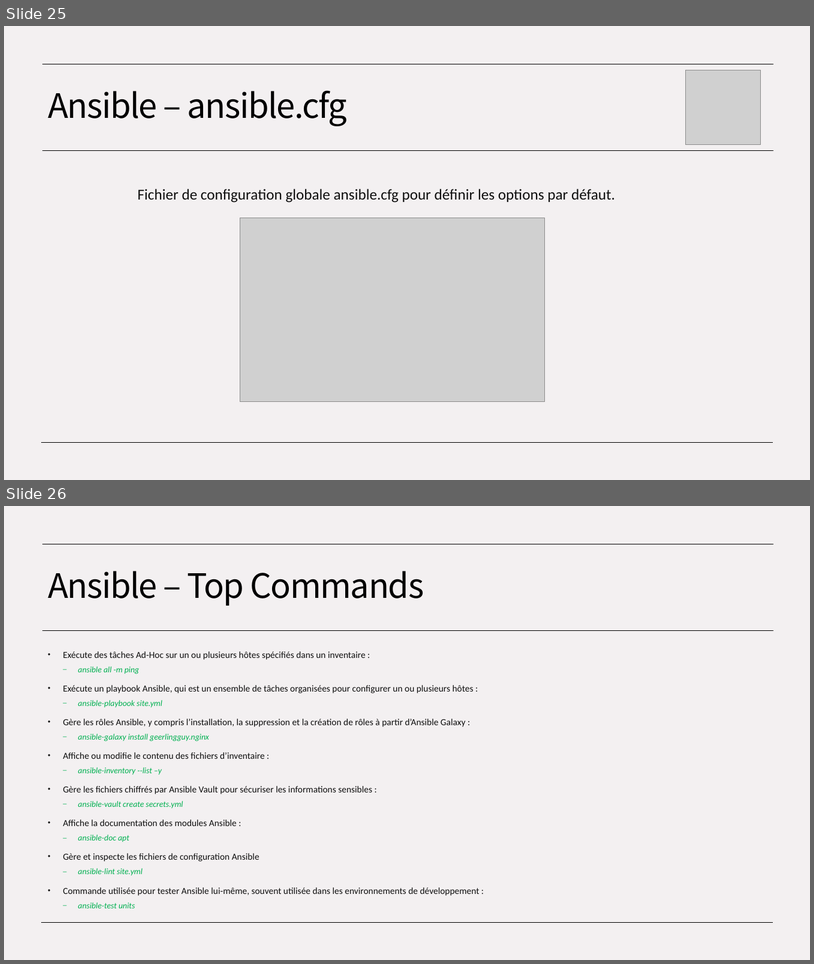
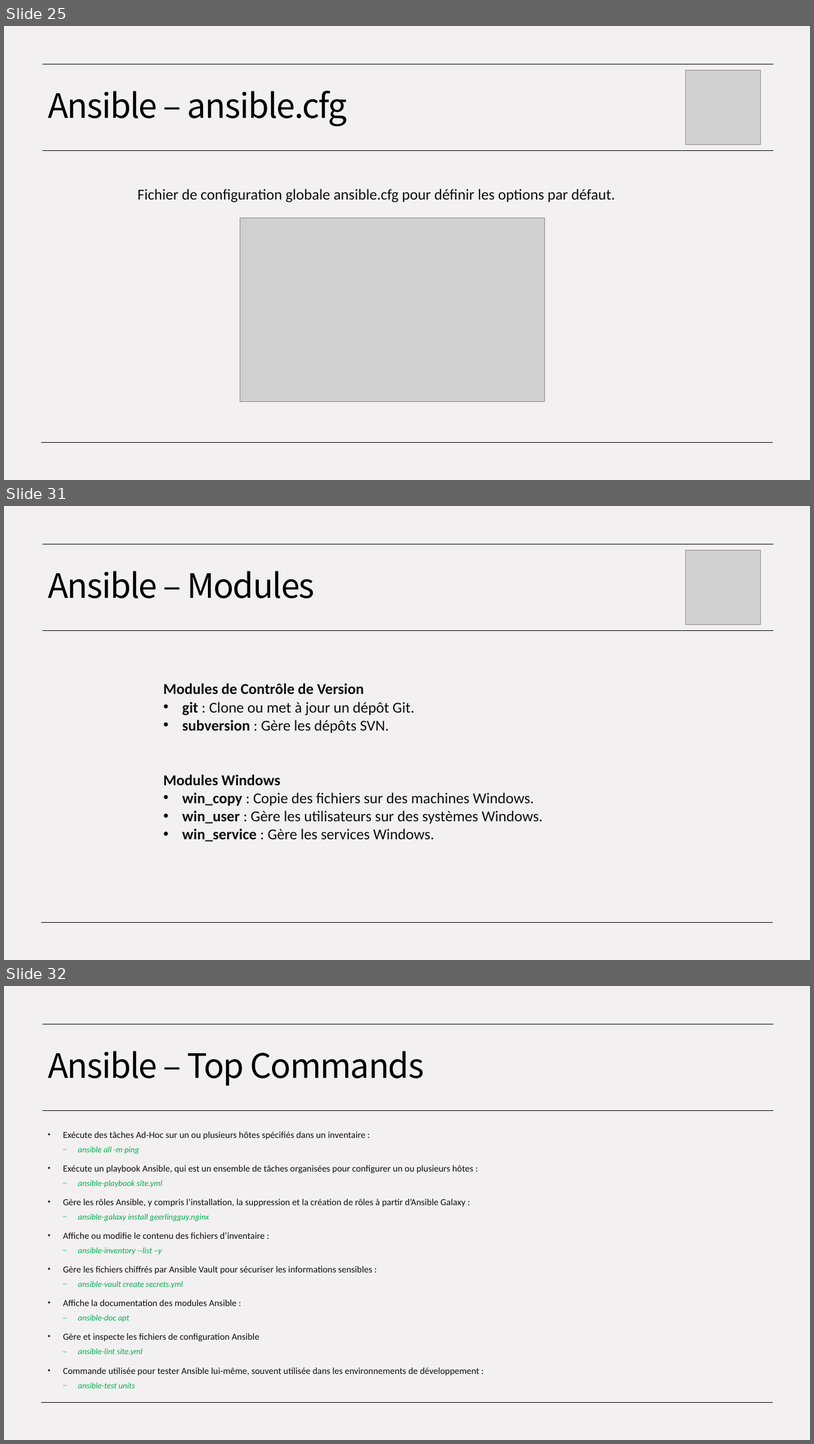
Before and after one commit to ConstevoTechnologies/EPSI---IaC, a slide deck: EPSI - Module IaC.pptx. Shown one above the other, each under a label of ours: slides 25 and 26 before the commit, slides 25, 31 and 32 after it; the slides between them are not shown. The pictures are 814x964 and 814x1444 pixels, drawn with LibreOffice and Linux fonts; fonts in the diff are those of the drawing; grey boxes stand for pictures. Boxes give left, top, right and bottom in pixels: in the first picture for what was removed or moved away, otherwise in the second. Text is boxed around its words. In the diff, an @@ line names an element or a change of style, - is before the commit and + after.

```diff
--- a/EPSI - Module IaC.pptx
+++ b/EPSI - Module IaC.pptx
@@ slide 31 added at <box>4,506,810,960</box>, background #F3F0F1; not listed: 3 template elements that a slide beside it also shows @@
@@ picture added at <box>686,550,761,625</box> @@
@@ title added at <box>48,571,315,598</box>, 40 pt, text #000000 @@
+Ansible – Modules
@@ text added at <box>164,683,543,841</box>, 18 pt, text #0E0E0E @@
+Modules de Contrôle de Version
+• git : Clone ou met à jour un dépôt Git.
+• subversion : Gère les dépôts SVN.
+Modules Windows
+• win_copy : Copie des fichiers sur des machines Windows.
+• win_user : Gère les utilisateurs sur des systèmes Windows.
+• win_service : Gère les services Windows.
@@ what was slide 26 is now slide 32 @@
```
Also in this commit, not shown: 1 slide changed, 5 other slides added.
